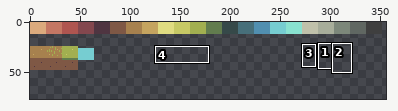
One commit to this pixel-art file: packages/ui/public/sprites/sprites.aseprite. Above: a wide view before the commit, with the close-up outlined.
Close-up. Before the commit:
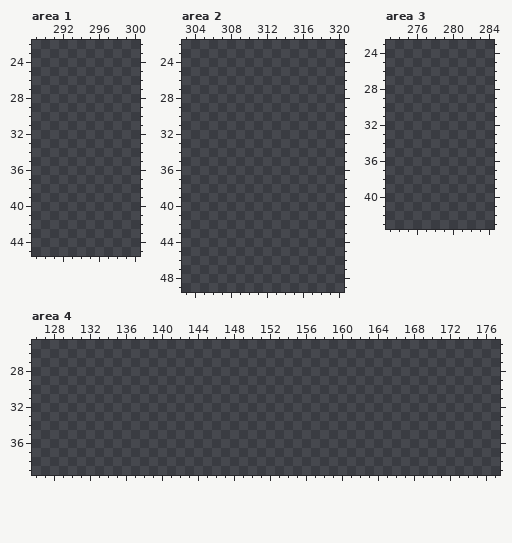
1024x1024 pixels, 1 frame. Shown: area 1: x 289..300, y 22..45; area 2: x 303..320, y 22..49; area 3: x 273..284, y 23..43; area 4: x 126..177, y 25..39. The wide view leaves out empty margins. The commit also changed other parts of the picture, which this record leaves out.
And afterwards:
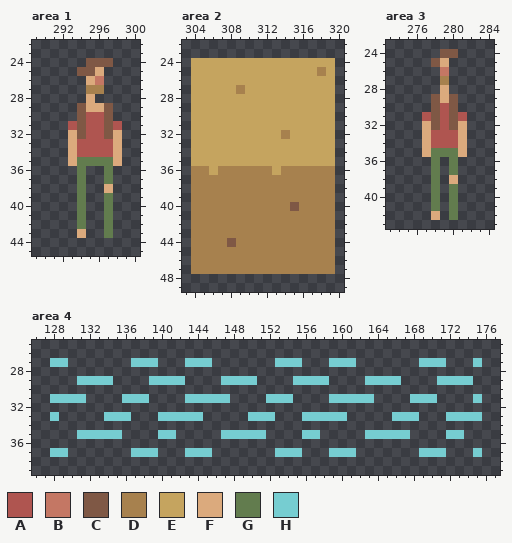
Palette (. is transparent): A #af5550  B #c47764  C #7f5845  D #a7814e  E #c5a45f  F #dbaa7d  G #627c4e  H #76cdd1
From old to new:
Area 1:
y 24: x 295..297 ... -> CCC
y 25: x 294..296 ... -> CCF
y 26: x 295..296 .. -> FB
y 27: x 295..296 .. -> DD
y 28: x 295 . -> F
y 29: x 294..297 .... -> CFFC
y 30: x 294..297 .... -> CAAC
y 31: x 293..298 ...... -> ACAACA
y 32: x 293..298 ...... -> FCAACF
y 33..34: x 293..298 ...... -> FAAAAF
y 35: x 293..298 ...... -> FGGGGF
y 36..37: x 294 . -> G; x 297 . -> G
y 38: x 294 . -> G; x 297 . -> F
y 39..42: x 294 . -> G; x 297 . -> G
y 43: x 294 . -> F; x 297 . -> G
Area 2:
y 24: x 304..319 ................ -> EEEEEEEEEEEEEEEE
y 25: x 304..319 ................ -> EEEEEEEEEEEEEEDE
y 26: x 304..319 ................ -> EEEEEEEEEEEEEEEE
y 27: x 304..319 ................ -> EEEEEDEEEEEEEEEE
y 28..31: x 304..319 ................ -> EEEEEEEEEEEEEEEE
y 32: x 304..319 ................ -> EEEEEEEEEEDEEEEE
y 33..35: x 304..319 ................ -> EEEEEEEEEEEEEEEE
y 36: x 304..319 ................ -> DDEDDDDDDEDDDDDD
y 37..39: x 304..319 ................ -> DDDDDDDDDDDDDDDD
y 40: x 304..319 ................ -> DDDDDDDDDDDCDDDD
y 41..43: x 304..319 ................ -> DDDDDDDDDDDDDDDD
y 44: x 304..319 ................ -> DDDDCDDDDDDDDDDD
y 45..47: x 304..319 ................ -> DDDDDDDDDDDDDDDD
Area 3:
y 24: x 279..280 .. -> CC
y 25: x 278..279 .. -> CF
y 26: x 279 . -> B
y 27: x 279 . -> D
y 28: x 279 . -> F
y 29: x 278..280 ... -> CFC
y 30: x 278..280 ... -> CAC
y 31: x 277..281 ..... -> ACACA
y 32: x 277..281 ..... -> FCACF
y 33..34: x 277..281 ..... -> FAAAF
y 35: x 277..281 ..... -> FGGGF
y 36..37: x 278 . -> G; x 280 . -> G
y 38: x 278 . -> G; x 280 . -> F
y 39..41: x 278 . -> G; x 280 . -> G
y 42: x 278 . -> F; x 280 . -> G
Area 4:
y 27: x 128..129 .. -> HH; x 137..139 ... -> HHH; x 143..145 ... -> HHH; x 153..155 ... -> HHH; x 159..161 ... -> HHH; x 169..171 ... -> HHH; x 175 . -> H
y 29: x 131..134 .... -> HHHH; x 139..142 .... -> HHHH; x 147..150 .... -> HHHH; x 155..158 .... -> HHHH; x 163..166 .... -> HHHH; x 171..174 .... -> HHHH
y 31: x 128..131 .... -> HHHH; x 136..138 ... -> HHH; x 143..147 ..... -> HHHHH; x 152..154 ... -> HHH; x 159..163 ..... -> HHHHH; x 168..170 ... -> HHH; x 175 . -> H
y 33: x 128 . -> H; x 134..136 ... -> HHH; x 140..144 ..... -> HHHHH; x 150..152 ... -> HHH; x 156..160 ..... -> HHHHH; x 166..168 ... -> HHH; x 172..175 .... -> HHHH
y 35: x 131..135 ..... -> HHHHH; x 140..141 .. -> HH; x 147..151 ..... -> HHHHH; x 156..157 .. -> HH; x 163..167 ..... -> HHHHH; x 172..173 .. -> HH
y 37: x 128..129 .. -> HH; x 137..139 ... -> HHH; x 143..145 ... -> HHH; x 153..155 ... -> HHH; x 159..161 ... -> HHH; x 169..171 ... -> HHH; x 175 . -> H
Changed places in both close-ups, as pixel boxes (x1, y1, x2, y2):
added: (68, 58, 122, 238)
added: (191, 58, 335, 274)
added: (422, 49, 467, 220)
added: (50, 358, 482, 457)
